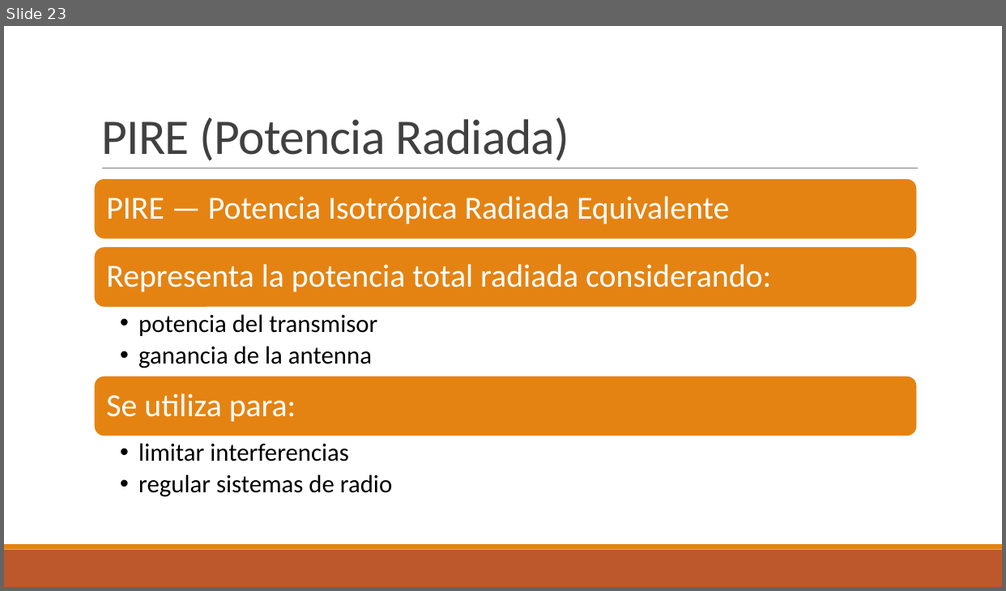
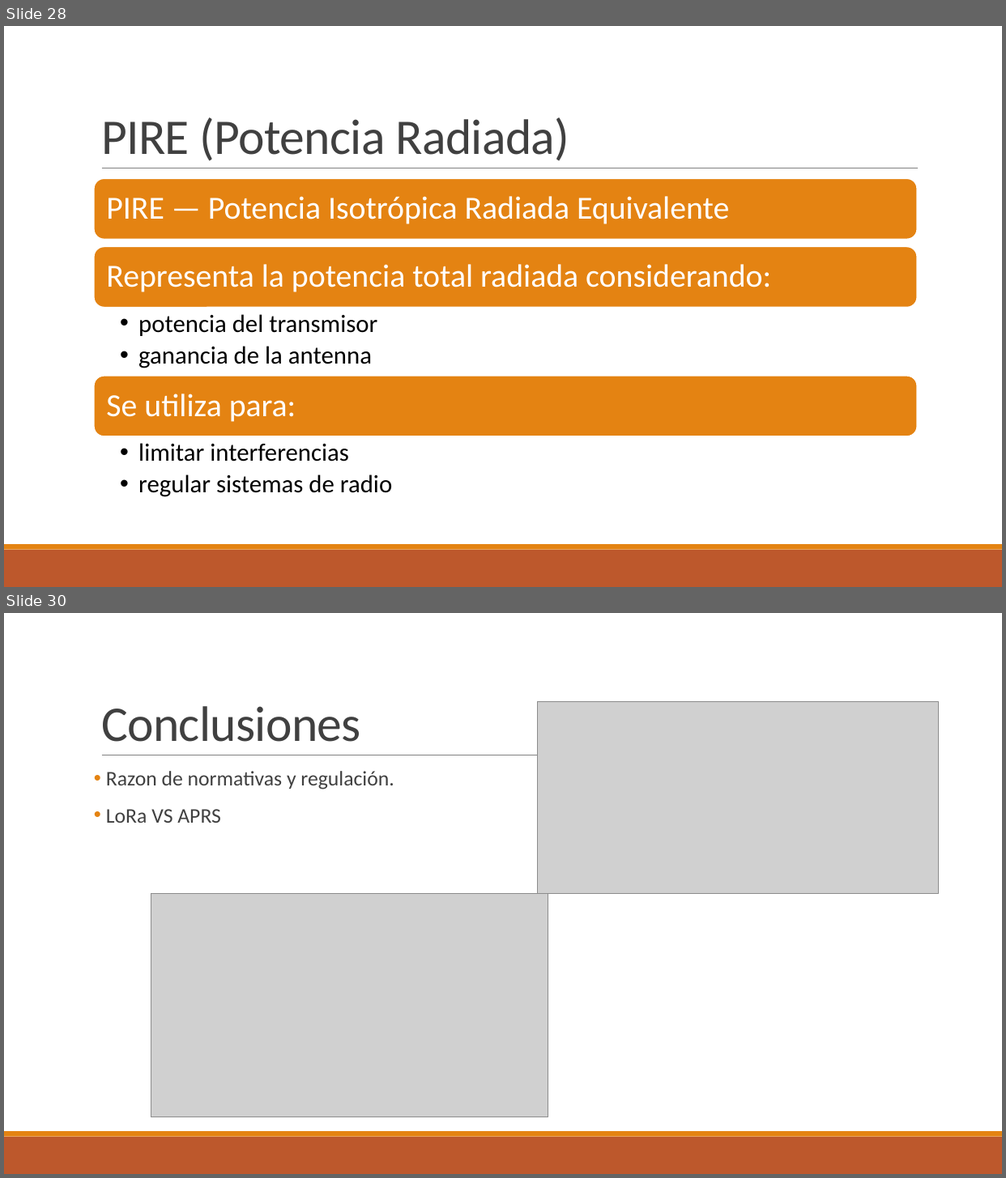
Before and after one commit to oscarconejoc/Taller_Integrador_Grupo6, a slide deck: Investigacion Inicial/Sistema de comunicaciones LoRa.pptx. Shown one above the other, each under a label of ours: slide 23 before the commit, slides 28 and 30 after it; the slides between them are not shown. The pictures are 1006x591 and 1006x1178 pixels, drawn with LibreOffice and Linux fonts; fonts in the diff are those of the drawing; grey boxes stand for pictures. Boxes give left, top, right and bottom in pixels: in the first picture for what was removed or moved away, otherwise in the second. Text is boxed around its words. In the diff, an @@ line names an element or a change of style, - is before the commit and + after.

```diff
--- a/Investigacion Inicial/Sistema de comunicaciones LoRa.pptx
+++ b/Investigacion Inicial/Sistema de comunicaciones LoRa.pptx
@@ slide 30 added at [4, 613, 1002, 1174], background #FFFFFF; not listed: 3 template elements that a slide beside it also shows @@
@@ title added at [101, 706, 361, 742], 48 pt, text #404040 @@
+Conclusiones
@@ picture added at [537, 701, 938, 894] @@
@@ text added at [106, 771, 394, 823], 20 pt, text #404040 @@
+• Razon de normativas y regulación.
+• LoRa VS APRS
@@ picture added at [151, 894, 548, 1118] @@
@@ what was slide 23 is now slide 28 @@
```
Also in this commit, not shown: 6 other slides added, 2 slides removed.
